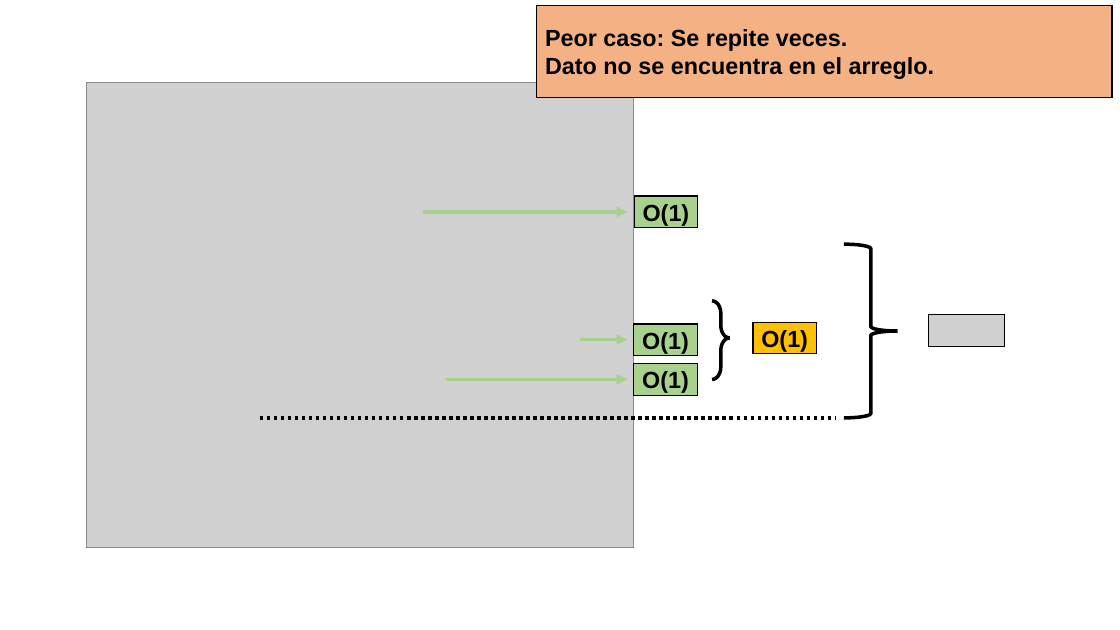
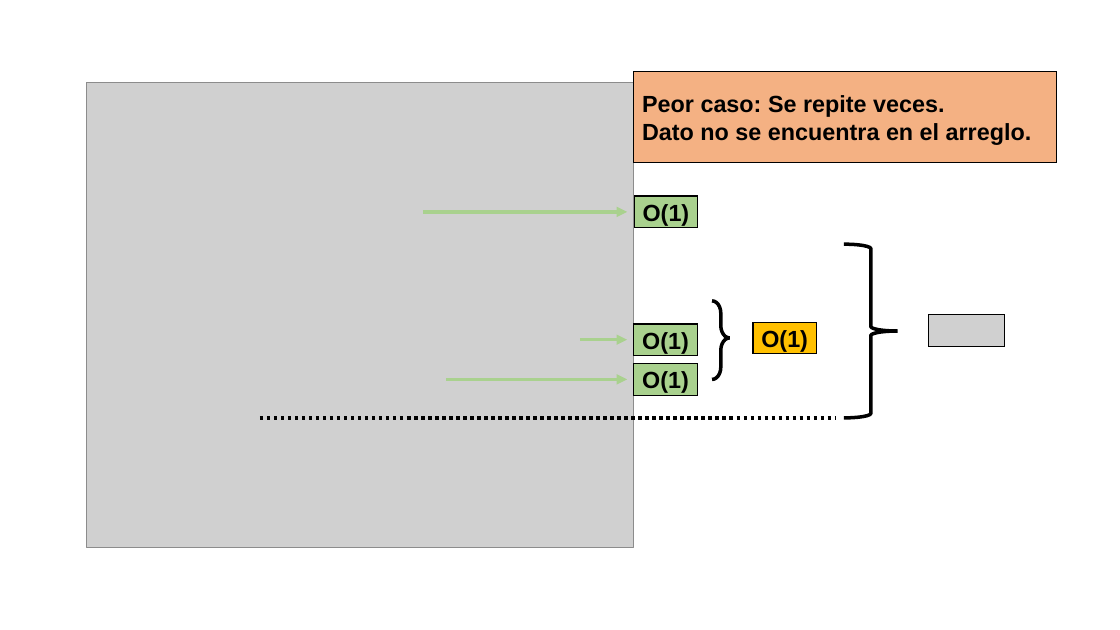
Before and after one commit to brokenerk/Analisis-Algoritmos, a slide deck: slide 1 of Practica2/AnalisisCotas.pptx. Drawn at 1120x630 pixels with LibreOffice and Linux fonts; fonts in the diff are those of the drawing; grey boxes stand for pictures. Boxes give left, top, right and bottom in pixels: in the first picture for what was removed or moved away, otherwise in the second. Text is boxed around its words. In the diff, an @@ line names an element or a change of style, - is before the commit and + after.

```diff
--- a/Practica2/AnalisisCotas.pptx
+++ b/Practica2/AnalisisCotas.pptx
@@ rectangle "Peor caso: Se repite veces.": place and size @@
-rectangle "Peor caso: Se repite veces." at bbox=[537, 6, 1112, 97]
+rectangle "Peor caso: Se repite veces." at bbox=[634, 71, 1057, 163]
```
Also in this commit, not shown: 7 other files.
